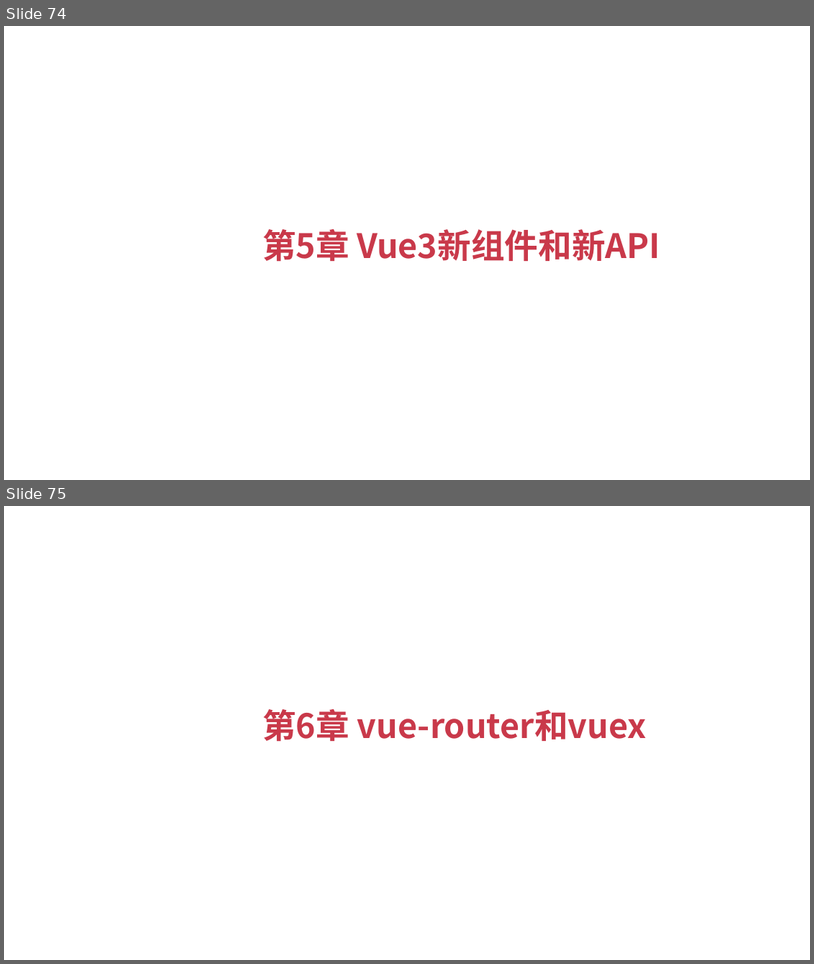
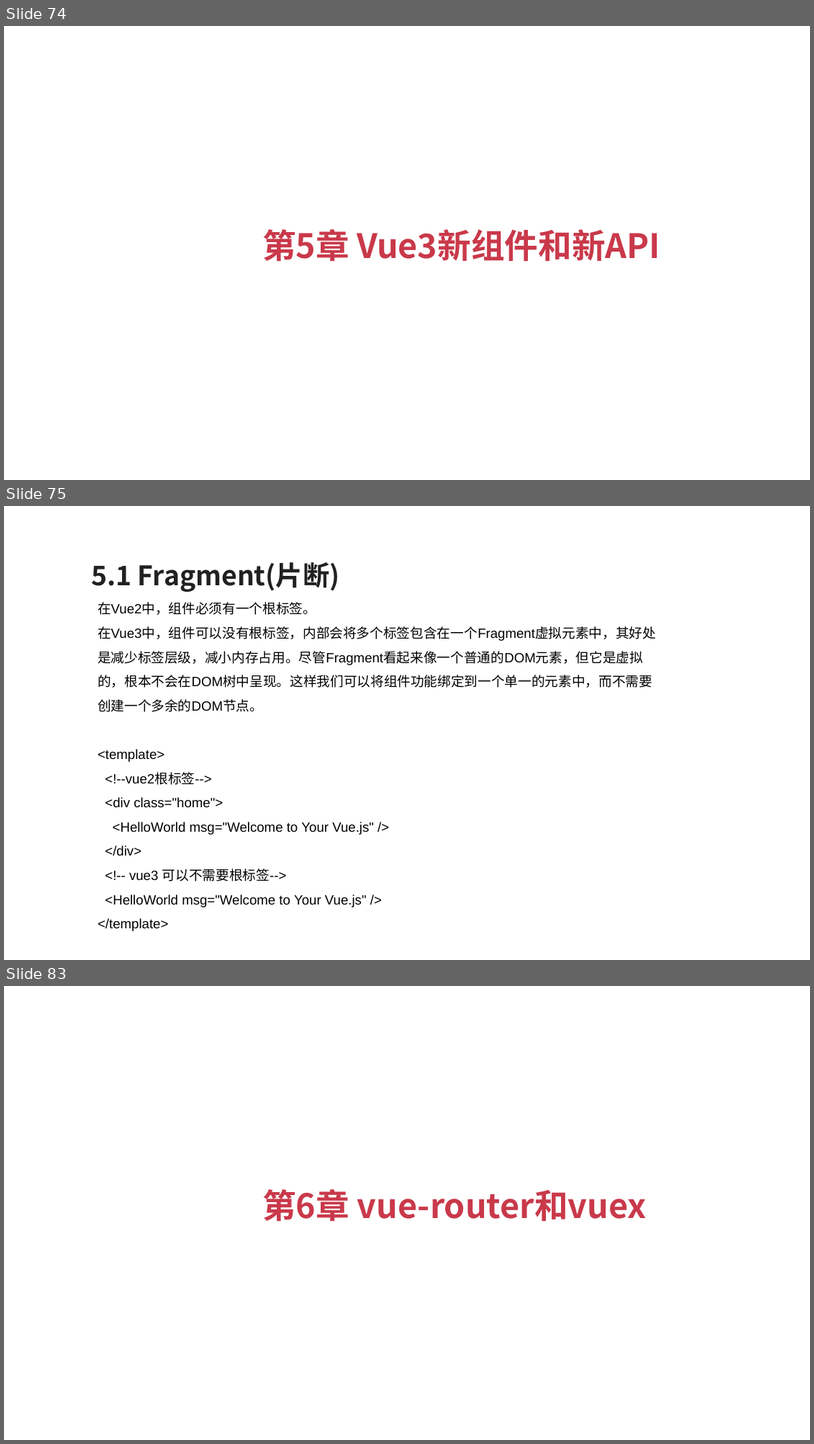
Before and after one commit to zouyujie/vue3_book_codes, a slide deck: Vue3+TypeScript开发指南.pptx. Shown one above the other, each under a label of ours: slides 74 and 75 before the commit, slides 74, 75 and 83 after it; the slides between them are not shown. The pictures are 814x964 and 814x1444 pixels, drawn with LibreOffice and Linux fonts; fonts in the diff are those of the drawing. Boxes give left, top, right and bottom in pixels: in the first picture for what was removed or moved away, otherwise in the second. Text is boxed around its words. In the diff, an @@ line names an element or a change of style, - is before the commit and + after.

```diff
--- a/Vue3+TypeScript开发指南.pptx
+++ b/Vue3+TypeScript开发指南.pptx
@@ slide 75 added at (x1=4, y1=506, x2=810, y2=960), background #FFFFFF @@
@@ text added at (x1=91, y1=562, x2=340, y2=592), 24 pt, text #212121, bold @@
+5.1 Fragment(片断)
@@ text added at (x1=98, y1=602, x2=656, y2=931), 12 pt, text #000000 @@
+在Vue2中，组件必须有一个根标签。
+在Vue3中，组件可以没有根标签，内部会将多个标签包含在一个Fragment虚拟元素中，其好处是减少标签层级，减小内存占用。尽管Fragment看起来像一个普通的DOM元素，但它是虚拟的，根本不会在DOM树中呈现。这样我们可以将组件功能绑定到一个单一的元素中，而不需要创建一个多余的DOM节点。
+<template>
+<!--vue2根标签-->
+<div class="home">
+<HelloWorld msg="Welcome to Your Vue.js" />
+</div>
+<!-- vue3 可以不需要根标签-->
+<HelloWorld msg="Welcome to Your Vue.js" />
+</template>
@@ what was slide 75 is now slide 83 @@
```
Also in this commit, not shown: 69 other slides added.
